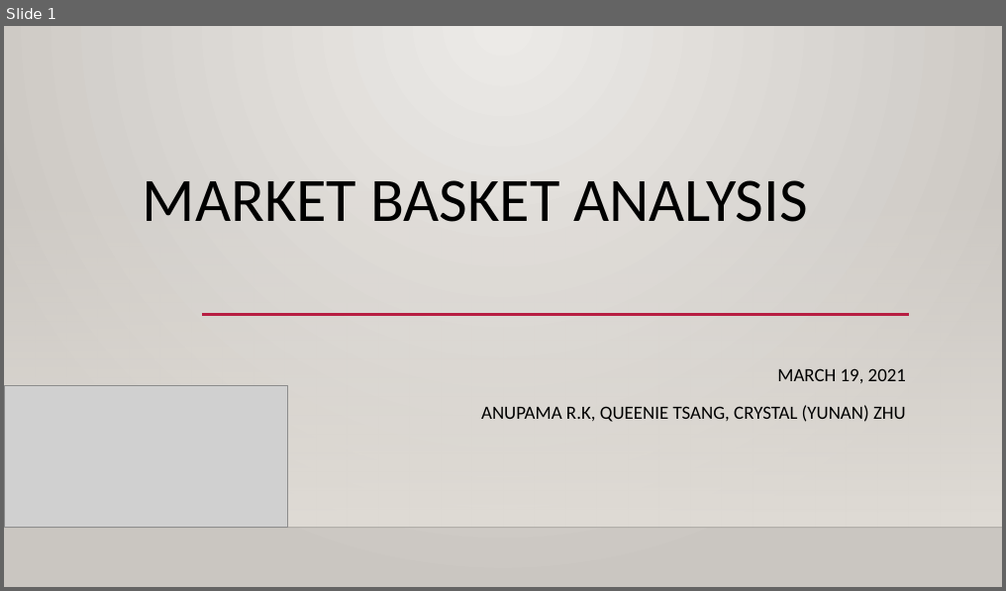
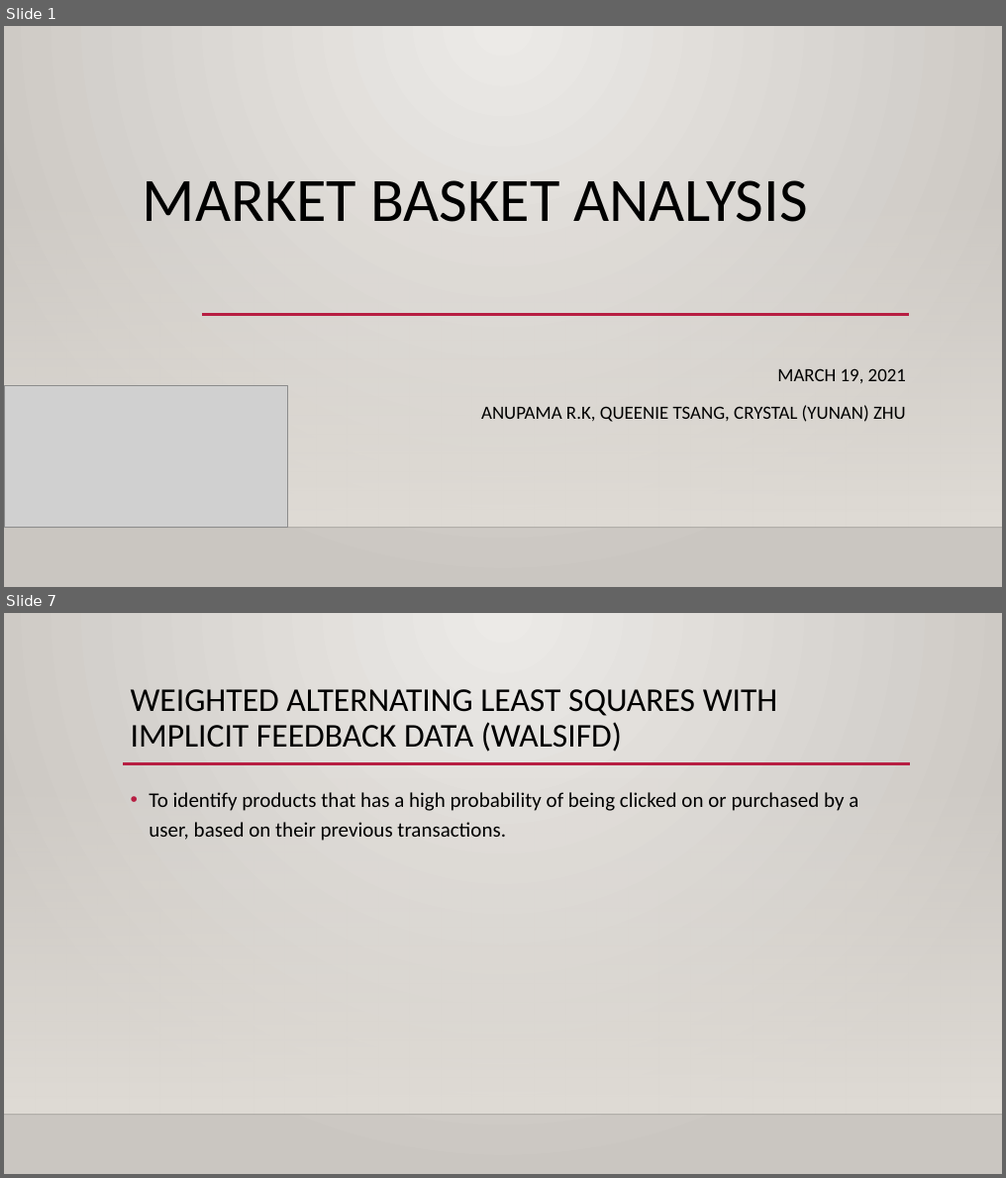
Before and after one commit to ML1000-GroupB/Project, a slide deck: Market Basket Analysis.pptx. Shown one above the other, each under a label of ours: slide 1 before the commit, slides 1 and 7 after it; the slides between them are not shown. The pictures are 1006x591 and 1006x1178 pixels, drawn with LibreOffice and Linux fonts; fonts in the diff are those of the drawing; grey boxes stand for pictures; background and template pictures are left out. Boxes give left, top, right and bottom in pixels: in the first picture for what was removed or moved away, otherwise in the second. Text is boxed around its words. In the diff, an @@ line names an element or a change of style, - is before the commit and + after.

```diff
--- a/Market Basket Analysis.pptx
+++ b/Market Basket Analysis.pptx
@@ slide 7 added at (4,613,1002,1174), background gradient #ECEAE7 to #CAC7C1; not listed: 2 template elements that a slide beside it also shows @@
@@ title added at (131,689,778,752), 32 pt, text #000000 @@
+WEIGHTED ALTERNATING LEAST SQUARES WITH IMPLICIT FEEDBACK DATA (WALSIFD)
@@ line added from (123, 764) to (910, 764), #B71E42 2.5 pt @@
@@ text added at (149,792,858,841), 20 pt, text #000000 @@
+• To identify products that has a high probability of being clicked on or purchased by a user, based on their previous transactions.
```
Also in this commit, not shown: 3 slides changed, 2 other slides added, 1 slide removed.
